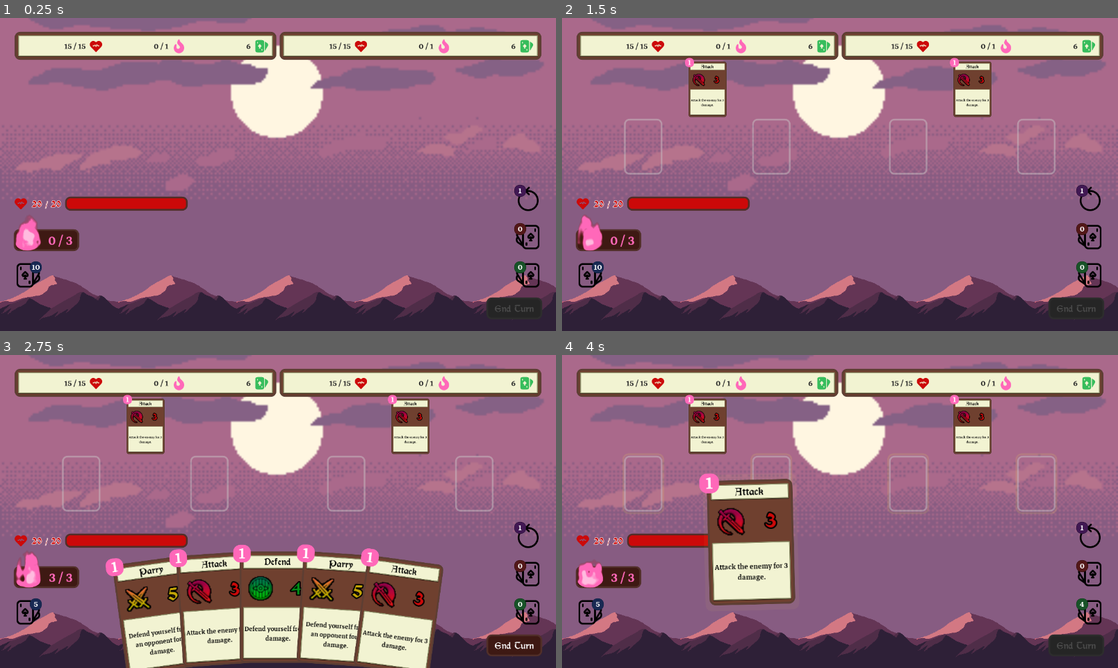
Above: before the commit, frames 1-4 (two rows, left to right).
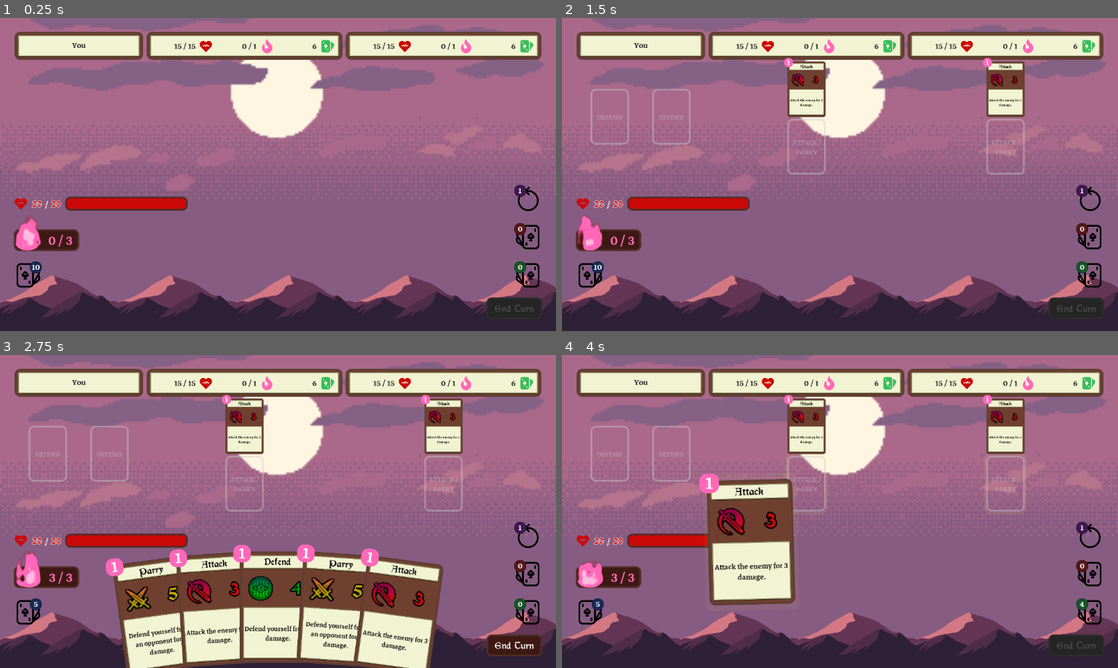
Above: after the commit, the same moments.

Repository: Maaack/Battle-Deck-Energy
Game: Godot game, scene res://Scenes/Main.tscn
Same seed, same stepped clock (60 frames per second), same inputs: the game is played once before the commit and once after it.
Inputs (mouse positions are in pixels of both pictures, inside the frame that each line leads up to):
- Up to frame 1 (0.25 s): no input
- Up to frame 2 (1.5 s): drag from (840, 174) to (895, 105) at 0.52 s; drag from (728, 190) to (812, 237) at 1.27 s
- Up to frame 3 (2.75 s): move the mouse to (333, 442) at 2.02 s; click (333, 442) at 2.17 s
- Up to frame 4 (4 s): click "End Turn" at 2.75 s; drag from (812, 574) to (673, 464) at 3.52 s

The runs differ from the first frame. In frame 1, 1.3% of the frame differs, in the area x 11-85%, y 4-14%; in frame 2, 7.0%, in the area x 5-89%, y 4-50%; in frame 3, 7.0%; in frame 4, 7.0%.

Commit message:
BATL-02: Card placement now limited by type. Adds openings for player to target self.

Diff:
--- a/Managers/BattleOpportunities/BattleOpportunitiesManager.gd
+++ b/Managers/BattleOpportunities/BattleOpportunitiesManager.gd
@@ -1,26 +1,34 @@
 extends Node
 
 
-enum OpportunityType{ATTACK, DEFEND}
+enum OpportunityType{ATTACK, PARRY, DEFEND}
+
+const ATTACK_TYPE = 'ATTACK'
+const DEFEND_TYPE = 'DEFEND'
+const PARRY_TYPE = 'PARRY'
+
+export(Array, String) var active_slot_types : Array = [DEFEND_TYPE]
+export(Array, String) var offensive_slot_types : Array = [ATTACK_TYPE, PARRY_TYPE]
 
 var player_data : CharacterData
 var opponents_data : Array
 
-func add_opponent(opponent_data:CharacterData):
-	if is_instance_valid(opponent_data):
-		opponents_data.append(opponent_data)
+func add_opponent(opponent:CharacterData):
+	if is_instance_valid(opponent):
+		opponents_data.append(opponent)
 
 func get_attack_opportunity(source:CharacterData, target:CharacterData):
 	var opportunity = OpportunityData.new()
 	opportunity.source = source
 	opportunity.target = target
 	opportunity.opp_type = OpportunityType.ATTACK
+	opportunity.allowed_types = offensive_slot_types
 	return opportunity
 
 func get_attack_opportunities(source:CharacterData, target:CharacterData, count:int = 1):
 	var opportunities : Array = []
 	for _i in range(count):
-		opportunities.append(get_defend_opportunity(source, target))
+		opportunities.append(get_attack_opportunity(source, target))
 	return opportunities
 
 func get_defend_opportunity(source:CharacterData, target:CharacterData):
@@ -28,6 +36,7 @@
 	opportunity.source = source
 	opportunity.target = target
 	opportunity.opp_type = OpportunityType.DEFEND
+	opportunity.allowed_types = active_slot_types
 	return opportunity
 
 func get_defend_opportunities(source:CharacterData, target:CharacterData, count:int = 1):
@@ -42,15 +51,16 @@
 		print("Error: Getting player opportunities with no player set.")
 		return opportunities
 	for opponent_data in opponents_data:
-		opportunities += get_attack_opportunities(player_data, opponent_data, 2)
+		opportunities += get_attack_opportunities(player_data, opponent_data, 1)
+	opportunities += get_defend_opportunities(player_data, player_data, 2)
 	return opportunities
 
-func get_opponent_oppotunities(opponent_data:CharacterData):
+func get_opponent_oppotunities(opponent:CharacterData):
 	var opportunities : Array = []
-	if not opponent_data in opponents_data:
+	if not opponent in opponents_data:
 		print("Error: Getting opponent opportunities on unset opponent data.")
 		return opportunities
-	opportunities += get_attack_opportunities(opponent_data, player_data)
+	opportunities += get_attack_opportunities(opponent, player_data)
 	return opportunities
 
 func get_all_opponent_opportunities():
--- a/Managers/Openings/Opening.gd
+++ b/Managers/Openings/Opening.gd
@@ -9,7 +9,7 @@
 onready var glow_node = $CardSlot/GlowNode
 onready var animation_node = $CardSlot/GlowNode/AnimationPlayer
 
-var opportunity_data : OpportunityData
+var opportunity_data : OpportunityData setget set_opportunity_data
 var assigned_card = null
 var prs_data : PRSData
 
@@ -19,6 +19,11 @@
 
 func _to_string():
 	return "BattleOpening:%d" % get_instance_id()
+
+func set_opportunity_data(value:OpportunityData):
+	opportunity_data = value
+	if is_instance_valid(card_slot_node):
+		card_slot_node.allowed_types = opportunity_data.allowed_types
 
 func is_open():
 	return opportunity_data.is_open()
--- a/Managers/Openings/OpeningsManager.gd
+++ b/Managers/Openings/OpeningsManager.gd
@@ -5,11 +5,11 @@
 
 var openings_map : Dictionary = {}
 
-func add_opening(opp_data:OpportunityData):
+func add_opening(opportunity:OpportunityData):
 	var opening_instance = opening_scene.instance()
-	openings_map[opp_data] = opening_instance
-	opening_instance.opportunity_data = opp_data
 	add_child(opening_instance)
+	opening_instance.opportunity_data = opportunity
+	openings_map[opportunity] = opening_instance
 	return opening_instance
 
 func sub_opening():
--- a/Resources/Cards/AttackCard.tres
+++ b/Resources/Cards/AttackCard.tres
@@ -9,3 +9,4 @@
 description = "Attack the enemy for 3 damage."
 energy_cost = 1
 battle_effects = [ ExtResource( 3 ) ]
+type_tag = "ATTACK"
--- a/Resources/Cards/CardData.gd
+++ b/Resources/Cards/CardData.gd
@@ -7,7 +7,7 @@
 export(String, MULTILINE) var description : String = ''
 export(int, 0, 9) var energy_cost : int = 1
 export(Array, Resource) var battle_effects : Array = []
-
+export(String) var type_tag : String = 'TYPE'
 var prs : PRSData = PRSData.new()
 
 func _to_string():
--- a/Resources/Cards/DefendCard.tres
+++ b/Resources/Cards/DefendCard.tres
@@ -9,3 +9,4 @@
 description = "Defend yourself from 4 damage."
 energy_cost = 1
 battle_effects = [ ExtResource( 3 ) ]
+type_tag = "DEFEND"
--- a/Resources/Cards/ParryCard.tres
+++ b/Resources/Cards/ParryCard.tres
@@ -9,3 +9,4 @@
 description = "Defend yourself from an opponent for 5 damage."
 energy_cost = 1
 battle_effects = [ ExtResource( 3 ) ]
+type_tag = "PARRY"
--- a/Resources/Opportunity/OpportunityData.gd
+++ b/Resources/Opportunity/OpportunityData.gd
@@ -9,6 +9,7 @@
 var target : CharacterData
 var opp_type : int = NO_TYPE
 var card_data = null setget set_card
+var allowed_types : Array = []
 var prs = PRSData.new()
 
 func _to_string():
--- a/Scenes/BattleInterface/BattleInterface.gd
+++ b/Scenes/BattleInterface/BattleInterface.gd
@@ -33,7 +33,7 @@
 	battle_manager.connect("lost_health", self, "_on_CharacterBattleManager_lost_health")
 	battle_manager.connect("died", self, "_on_CharacterBattleManager_died")
 	battle_opportunities_manager.add_opponent(opponent_data)
-	player_interface.add_opponent_actions(opponent_data)
+	player_interface.add_opponent(opponent_data)
 
 func set_opponents(values:Array):
 	for value in values:
@@ -126,6 +126,7 @@
 	player_interface.reshuffle_card(card)
 
 func _on_CharacterBattleManager_played_card(card:CardData, opportunity:OpportunityData):
+	print("played card %s on %s" % [card, opportunity])
 	player_interface.play_card(player_data, card, opportunity)
 
 
--- /dev/null
+++ b/Scenes/CardSlot/CardSlot.gd
@@ -0,0 +1,18 @@
+extends Control
+
+
+onready var label_node = $Panel/Label
+
+var allowed_types : Array = [] setget set_allowed_types
+
+func _update_label():
+	var new_label : String = ""
+	var prepend_string = ""
+	for type_string in allowed_types:
+		new_label += prepend_string + type_string
+		prepend_string = " / "
+	label_node.text = new_label
+
+func set_allowed_types(values:Array):
+	allowed_types = values
+	_update_label()
--- a/Scenes/CardSlot/CardSlot.tscn
+++ b/Scenes/CardSlot/CardSlot.tscn
@@ -1,4 +1,7 @@
-[gd_scene load_steps=2 format=2]
+[gd_scene load_steps=4 format=2]
+
+[ext_resource path="res://Themes/Fonts/markazi_text_20pt.tres" type="DynamicFont" id=1]
+[ext_resource path="res://Scenes/CardSlot/CardSlot.gd" type="Script" id=2]
 
 [sub_resource type="StyleBoxFlat" id=1]
 bg_color = Color( 0.6, 0.6, 0.6, 0 )
@@ -17,6 +20,7 @@
 anchor_top = 0.5
 anchor_right = 0.5
 anchor_bottom = 0.5
+script = ExtResource( 2 )
 __meta__ = {
 "_edit_use_anchors_": false
 }
@@ -35,3 +39,16 @@
 __meta__ = {
 "_edit_use_anchors_": false
 }
+
+[node name="Label" type="Label" parent="Panel"]
+anchor_right = 1.0
+anchor_bottom = 1.0
+custom_fonts/font = ExtResource( 1 )
+custom_colors/font_color = Color( 0.8, 0.8, 0.8, 0.435294 )
+text = "Allowed Types"
+align = 1
+valign = 1
+autowrap = true
+__meta__ = {
+"_edit_use_anchors_": false
+}
--- a/Scenes/PlayerInterface/BattleBoard/ActionsBoard/ActionsBoard.gd
+++ b/Scenes/PlayerInterface/BattleBoard/ActionsBoard/ActionsBoard.gd
@@ -1,51 +1,65 @@
 extends HBoxContainer
 
 
+onready var player_actions_scene = preload("res://Scenes/PlayerInterface/BattleBoard/ActionsBoard/PlayerActions/PlayerActions.tscn")
 onready var opponent_actions_scene = preload("res://Scenes/PlayerInterface/BattleBoard/ActionsBoard/OpponentActions/OpponentActions.tscn")
 
-var opponents_map : Dictionary = {}
+var characters_map : Dictionary = {}
 
-func add_opponent_actions(opponent_data:CharacterData):
-	if opponent_data in opponents_map:
-		return opponents_map[opponent_data]
-	var instance = opponent_actions_scene.instance()
+func add_character_actions(character:CharacterData, scene:PackedScene):
+	if character in characters_map:
+		return characters_map[character]
+	var instance = scene.instance()
 	add_child(instance)
-	instance.opponent_data = opponent_data
-	opponents_map[opponent_data] = instance
+	characters_map[character] = instance
+	return instance
+
+func add_player_actions(player:CharacterData):
+	var instance = add_character_actions(player, player_actions_scene)
+	return instance
+
+func add_opponent_actions(opponent:CharacterData):
+	var instance = add_character_actions(opponent, opponent_actions_scene)
+	instance.character_data = opponent
 	return instance
 
 func defeat_opponent(opponent:CharacterData):
 	var instance = get_opponent_actions_instance(opponent)
 	instance.remove_all_openings()
 	instance.queue_free()
-	opponents_map.erase(opponent)
+	characters_map.erase(opponent)
 
-func get_opponent_actions_instance(opponent:CharacterData):
-	if opponent in opponents_map:
-		return opponents_map[opponent]
+func get_opponent_actions_instance(character:CharacterData):
+	if character in characters_map:
+		return characters_map[character]
 
-func add_opponent_openings(opps_data:Array):
+func add_opponent_openings(opportunities:Array):
 	var openings : Array = []
-	for opportunity_data in opps_data:
+	for opportunity_data in opportunities:
 		if opportunity_data is OpportunityData:
 			var source = opportunity_data.source
-			if source in opponents_map:
-				var actions_interface : OpponentActionsInterface = opponents_map[source]
+			if source in characters_map:
+				var actions_interface : OpponentActionsInterface = characters_map[source]
 				if is_instance_valid(actions_interface):
 					var opening : BattleOpening = actions_interface.add_opponent_opening(opportunity_data)
 					if is_instance_valid(opening):
 						openings.append(opening)
 	return openings
 
-func add_player_openings(opps_data:Array):
+func add_player_openings(opportunities:Array):
 	var openings : Array = []
-	for opportunity_data in opps_data:
+	for opportunity_data in opportunities:
 		if opportunity_data is OpportunityData:
 			var target = opportunity_data.target
-			if target in opponents_map:
-				var actions_interface : OpponentActionsInterface = opponents_map[target]
-				if is_instance_valid(actions_interface):
+			if target in characters_map:
+				var actions_interface = characters_map[target]
+				print("in characters_map %s " % str(actions_interface))
+				if actions_interface is OpponentActionsInterface:
 					var opening : BattleOpening = actions_interface.add_player_opening(opportunity_data)
+					if is_instance_valid(opening):
+						openings.append(opening)
+				elif actions_interface is PlayerActionsInterface:
+					var opening : BattleOpening = actions_interface.add_active_opening(opportunity_data)
 					if is_instance_valid(opening):
 						openings.append(opening)
 	return openings
--- a/Scenes/PlayerInterface/BattleBoard/ActionsBoard/OpponentActions/OpponentActions.gd
+++ b/Scenes/PlayerInterface/BattleBoard/ActionsBoard/OpponentActions/OpponentActions.gd
@@ -9,20 +9,20 @@
 onready var energy_label = $MarginContainer/VBoxContainer/Panel/MarginContainer/Panel/MarginContainer/HBoxContainer/EnergyStat/EnergyLabel
 onready var deck_label = $MarginContainer/VBoxContainer/Panel/MarginContainer/Panel/MarginContainer/HBoxContainer/DeckStat/DeckLabel
 
-var opponent_data : CharacterData setget set_opponent_data
+var character_data : CharacterData setget set_character_data
 
 func _update_opponent_stats():
-	if not is_instance_valid(opponent_data):
+	if not is_instance_valid(character_data):
 		return
 	if is_instance_valid(health_label):
-		health_label.text = "%d / %d" % [opponent_data.health, opponent_data.max_health]
+		health_label.text = "%d / %d" % [character_data.health, character_data.max_health]
 	if is_instance_valid(energy_label):
-		energy_label.text = "%d / %d" % [opponent_data.energy, opponent_data.max_energy]
+		energy_label.text = "%d / %d" % [character_data.energy, character_data.max_energy]
 	if is_instance_valid(deck_label):
-		deck_label.text = "%d" % [opponent_data.deck_size()]
+		deck_label.text = "%d" % [character_data.deck_size()]
 
-func set_opponent_data(value:CharacterData):
-	opponent_data = value
+func set_character_data(value:CharacterData):
+	character_data = value
 	_update_opponent_stats()
 
 func _ready():
--- /dev/null
+++ b/Scenes/PlayerInterface/BattleBoard/ActionsBoard/PlayerActions/PlayerActions.gd
@@ -0,0 +1,28 @@
+extends Control
+
+
+class_name PlayerActionsInterface
+
+onready var active_opening_manager = $MarginContainer/VBoxContainer/MarginContainer/OpeningsContainer/Active
+onready var passive_opening_manager = $MarginContainer/VBoxContainer/MarginContainer/OpeningsContainer/Passive
+
+func add_active_opening(opportunity:OpportunityData):
+	return active_opening_manager.add_opening(opportunity)
+
+func sub_active_opening():
+	active_opening_manager.sub_opening()
+
+func add_passive_opening(opportunity:OpportunityData):
+	return passive_opening_manager.add_opening(opportunity)
+
+func sub_passive_opening():
+	passive_opening_manager.sub_opening()
+
+func remove_all_openings():
+	active_opening_manager.remove_all_openings()
+	passive_opening_manager.remove_all_openings()
+
+func get_player_battle_openings():
+	var openings : Array = active_opening_manager.get_battle_openings()
+	openings += passive_opening_manager.get_battle_openings()
+	return openings
--- /dev/null
+++ b/Scenes/PlayerInterface/BattleBoard/ActionsBoard/PlayerActions/PlayerActions.tscn
@@ -0,0 +1,132 @@
+[gd_scene load_steps=6 format=2]
+
+[ext_resource path="res://Themes/Fonts/markazi_text_24pt.tres" type="DynamicFont" id=1]
+[ext_resource path="res://Themes/StyleBoxes/CardFront.tres" type="StyleBox" id=4]
+[ext_resource path="res://Themes/StyleBoxes/CardTitleStyleBox.tres" type="StyleBox" id=5]
+[ext_resource path="res://Scenes/PlayerInterface/BattleBoard/ActionsBoard/PlayerActions/PlayerActions.gd" type="Script" id=7]
+[ext_resource path="res://Managers/Openings/OpeningsManager.gd" type="Script" id=9]
+
+[node name="PlayerActions" type="Control"]
+margin_right = 200.0
+margin_bottom = 72.0
+rect_min_size = Vector2( 300, 72 )
+script = ExtResource( 7 )
+__meta__ = {
+"_edit_use_anchors_": false
+}
+
+[node name="MarginContainer" type="MarginContainer" parent="."]
+anchor_right = 1.0
+anchor_bottom = 1.0
+margin_right = -1.52588e-05
+margin_bottom = 256.0
+size_flags_horizontal = 3
+size_flags_vertical = 3
+custom_constants/margin_right = 2
+custom_constants/margin_left = 2
+__meta__ = {
+"_edit_use_anchors_": false
+}
+
+[node name="VBoxContainer" type="VBoxContainer" parent="MarginContainer"]
+margin_left = 2.0
+margin_right = 297.0
+margin_bottom = 328.0
+
+[node name="Panel" type="Panel" parent="MarginContainer/VBoxContainer"]
+margin_right = 295.0
+margin_bottom = 64.0
+rect_min_size = Vector2( 196, 64 )
+mouse_filter = 2
+custom_styles/panel = ExtResource( 4 )
+__meta__ = {
+"_edit_group_": true,
+"_edit_lock_": true,
+"_edit_use_anchors_": false
+}
+
+[node name="MarginContainer" type="MarginContainer" parent="MarginContainer/VBoxContainer/Panel"]
+anchor_right = 1.0
+anchor_bottom = 1.0
+mouse_filter = 2
+size_flags_horizontal = 3
+size_flags_vertical = 3
+custom_constants/margin_right = 8
+custom_constants/margin_top = 8
+custom_constants/margin_left = 8
+custom_constants/margin_bottom = 8
+__meta__ = {
+"_edit_use_anchors_": false
+}
+
+[node name="Panel" type="Panel" parent="MarginContainer/VBoxContainer/Panel/MarginContainer"]
+margin_left = 8.0
+margin_top = 8.0
+margin_right = 287.0
+margin_bottom = 56.0
+mouse_filter = 2
+size_flags_vertical = 3
+custom_styles/panel = ExtResource( 5 )
+__meta__ = {
+"_edit_use_anchors_": false
+}
+
+[node name="MarginContainer" type="MarginContainer" parent="MarginContainer/VBoxContainer/Panel/MarginContainer/Panel"]
+anchor_right = 1.0
+anchor_bottom = 1.0
+mouse_filter = 2
+size_flags_horizontal = 3
+size_flags_vertical = 3
+custom_constants/margin_right = 8
+custom_constants/margin_top = 8
+custom_constants/margin_left = 8
+custom_constants/margin_bottom = 8
+__meta__ = {
+"_edit_use_anchors_": false
+}
+
+[node name="Label" type="Label" parent="MarginContainer/VBoxContainer/Panel/MarginContainer/Panel/MarginContainer"]
+margin_left = 8.0
+margin_top = 8.0
+margin_right = 271.0
+margin_bottom = 40.0
+size_flags_horizontal = 3
+size_flags_vertical = 1
+custom_fonts/font = ExtResource( 1 )
+custom_colors/font_color = Color( 0.156863, 0.156863, 0.156863, 1 )
+text = "You"
+align = 1
+
+[node name="MarginContainer" type="MarginContainer" parent="MarginContainer/VBoxContainer"]
+margin_top = 68.0
+margin_right = 295.0
+margin_bottom = 328.0
+size_flags_horizontal = 3
+size_flags_vertical = 3
+custom_constants/margin_right = 8
+custom_constants/margin_left = 8
+__meta__ = {
+"_edit_use_anchors_": false
+}
+
+[node name="OpeningsContainer" type="VBoxContainer" parent="MarginContainer/VBoxContainer/MarginContainer"]
+margin_left = 8.0
+margin_right = 287.0
+margin_bottom = 260.0
+rect_min_size = Vector2( 0, 128 )
+size_flags_horizontal = 3
+
+[node name="Active" type="HBoxContainer" parent="MarginContainer/VBoxContainer/MarginContainer/OpeningsContainer"]
+margin_right = 279.0
+margin_bottom = 128.0
+rect_min_size = Vector2( 0, 128 )
+size_flags_vertical = 3
+script = ExtResource( 9 )
+
+[node name="Passive" type="HBoxContainer" parent="MarginContainer/VBoxContainer/MarginContainer/OpeningsContainer"]
+margin_top = 132.0
+margin_right = 279.0
+margin_bottom = 260.0
+rect_min_size = Vector2( 0, 128 )
+size_flags_vertical = 3
+script = ExtResource( 9 )
--- a/Scenes/PlayerInterface/PlayerInterface.gd
+++ b/Scenes/PlayerInterface/PlayerInterface.gd
@@ -28,6 +28,7 @@
 		player_board.set_player_energy(0, player_data.max_energy)
 		player_board.set_player_health(player_data.health, player_data.max_health)
 		player_board.set_draw_pile_size(player_data.deck_size())
+		actions_board.add_player_actions(player_data)
 
 func set_draw_pile_count(count:int):
 		player_board.set_draw_pile_size(count)
@@ -184,13 +185,15 @@
 func clear_opportunities():
 	_opportunities_map.clear()
 
-func add_player_openings(opps_data:Array):
-	var openings : Array = actions_board.add_player_openings(opps_data)
+func add_player_openings(opportunities:Array):
+	print("add player openings %s " % str(opportunities))
+	var openings : Array = actions_board.add_player_openings(opportunities)
 	_map_opportunity_nodes(openings)
+	print("map player openings %s " % str(openings))
 	return openings
 
-func add_opponent_openings(opps_data:Array):
-	var openings : Array = actions_board.add_opponent_openings(opps_data)
+func add_opponent_openings(opportunities:Array):
+	var openings : Array = actions_board.add_opponent_openings(opportunities)
 	_map_opportunity_nodes(openings)
 	return openings
 
@@ -198,8 +201,8 @@
 	actions_board.remove_all_openings()
 	clear_opportunities()
 
-func add_opponent_actions(opponent_data:CharacterData):
-	return actions_board.add_opponent_actions(opponent_data)
+func add_opponent(opponent:CharacterData):
+	return actions_board.add_opponent_actions(opponent)
 
 func _on_PlayerInterface_gui_input(event):
 	if event is InputEventMouseMotion:
@@ -210,22 +213,29 @@
 			prs_data.scale = Vector2(1.25, 1.25)
 			card_manager.move_card(card_manager.dragged_card, prs_data, 0.1, AnimationType.DRAGGING)
 
-func get_player_battle_openings():
-	return actions_board.get_player_battle_openings()
-
-func _openings_glow_on():
-	for battle_opening in get_player_battle_openings():
+func get_player_card_openings(card:CardData):
+	var filtered_openings : Array = []
+	var openings : Array = actions_board.get_player_battle_openings()
+	for opening in openings:
+		if opening is BattleOpening:
+			if card.type_tag in opening.opportunity_data.allowed_types:
+				filtered_openings.append(opening)
+	return filtered_openings
+
+func _openings_glow_on(card:CardData):
+	for battle_opening in get_player_card_openings(card):
 		battle_opening.glow_on()
 
-func _openings_glow_off():
-	for battle_opening in get_player_battle_openings():
+func _openings_glow_off(card:CardData):
+	for battle_opening in get_player_card_openings(card):
+
 		battle_opening.glow_off()
 
-func get_nearest_battle_opening(card_data:CardData):
-	var card_prs : Vector2 = card_data.prs.position
+func get_nearest_battle_opening(card:CardData):
+	var card_prs : Vector2 = card.prs.position
 	var shortest_distance : float = 120.0 # Ignore drop range
 	var nearest_battle_opening = null
-	for battle_opening in get_player_battle_openings():
+	for battle_opening in get_player_card_openings(card):
 		if battle_opening is BattleOpening:
 			var opening_prs : PRSData = battle_opening.prs_data
 			if opening_prs.position.distance_to(card_prs) < shortest_distance:
@@ -235,11 +245,11 @@
 
 func _on_CardManager_dragging_card(card:CardData):
 	hand_manager.spread_from_mouse_flag = false
-	_openings_glow_on()
+	_openings_glow_on(card)
 
 func _on_CardManager_dropping_card(card:CardData):
 	var nearest_battle_opening = get_nearest_battle_opening(card)
-	_openings_glow_off()
+	_openings_glow_off(card)
 	if nearest_battle_opening is BattleOpening:
 		emit_signal("card_played_on_opportunity", card, nearest_battle_opening.opportunity_data)
 	hand_manager.spread_from_mouse_flag = true
--- a/project.godot
+++ b/project.godot
@@ -73,6 +73,11 @@
 "class": "PRSData",
 "language": "GDScript",
 "path": "res://Resources/PRS/PRSData.gd"
+}, {
+"base": "Control",
+"class": "PlayerActionsInterface",
+"language": "GDScript",
+"path": "res://Scenes/PlayerInterface/BattleBoard/ActionsBoard/PlayerActions/PlayerActions.gd"
 } ]
 _global_script_class_icons={
 "AnimationData": "",
@@ -87,7 +92,8 @@
 "HandData": "",
 "OpponentActionsInterface": "",
 "OpportunityData": "",
-"PRSData": ""
+"PRSData": "",
+"PlayerActionsInterface": ""
 }
 
 [application]
